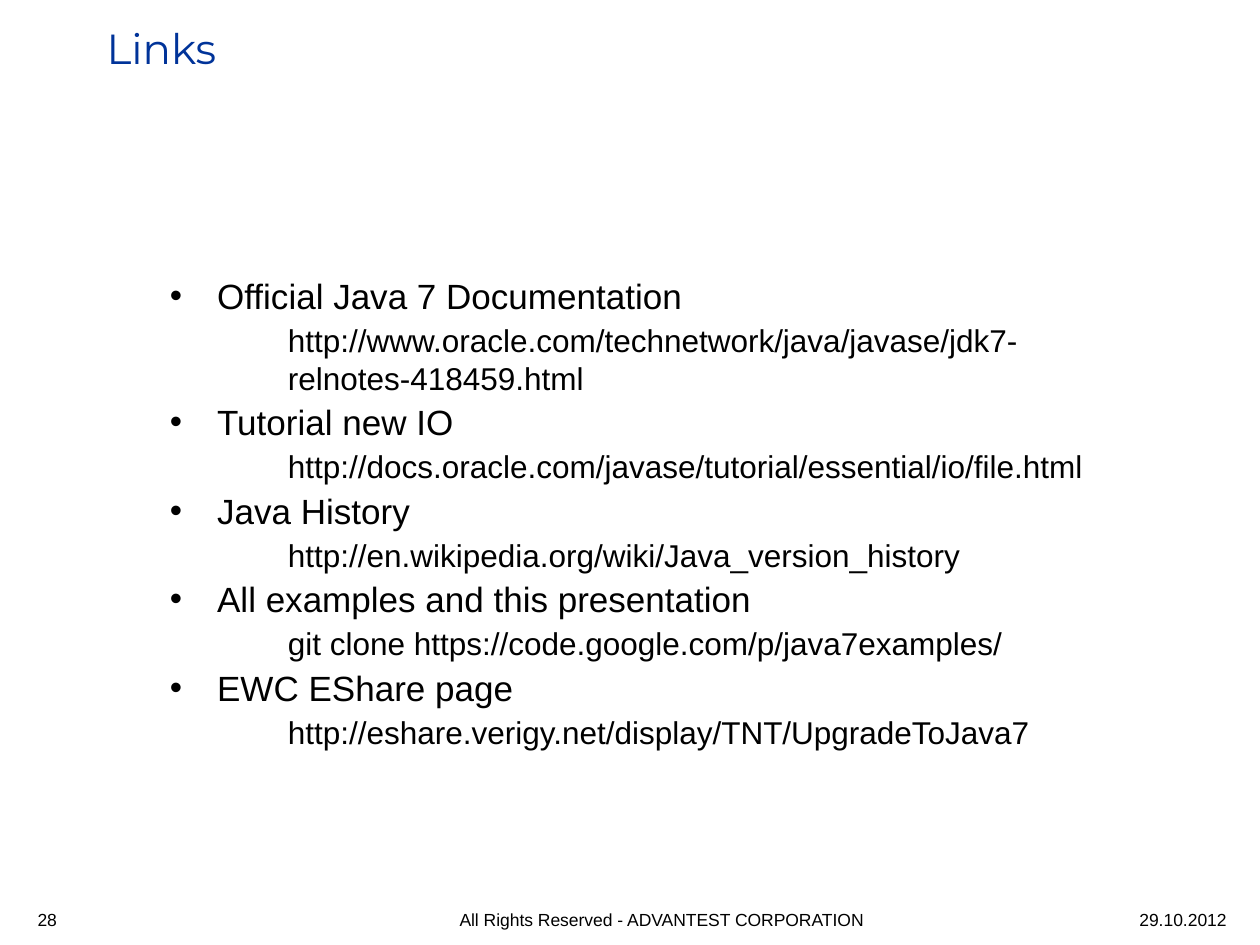
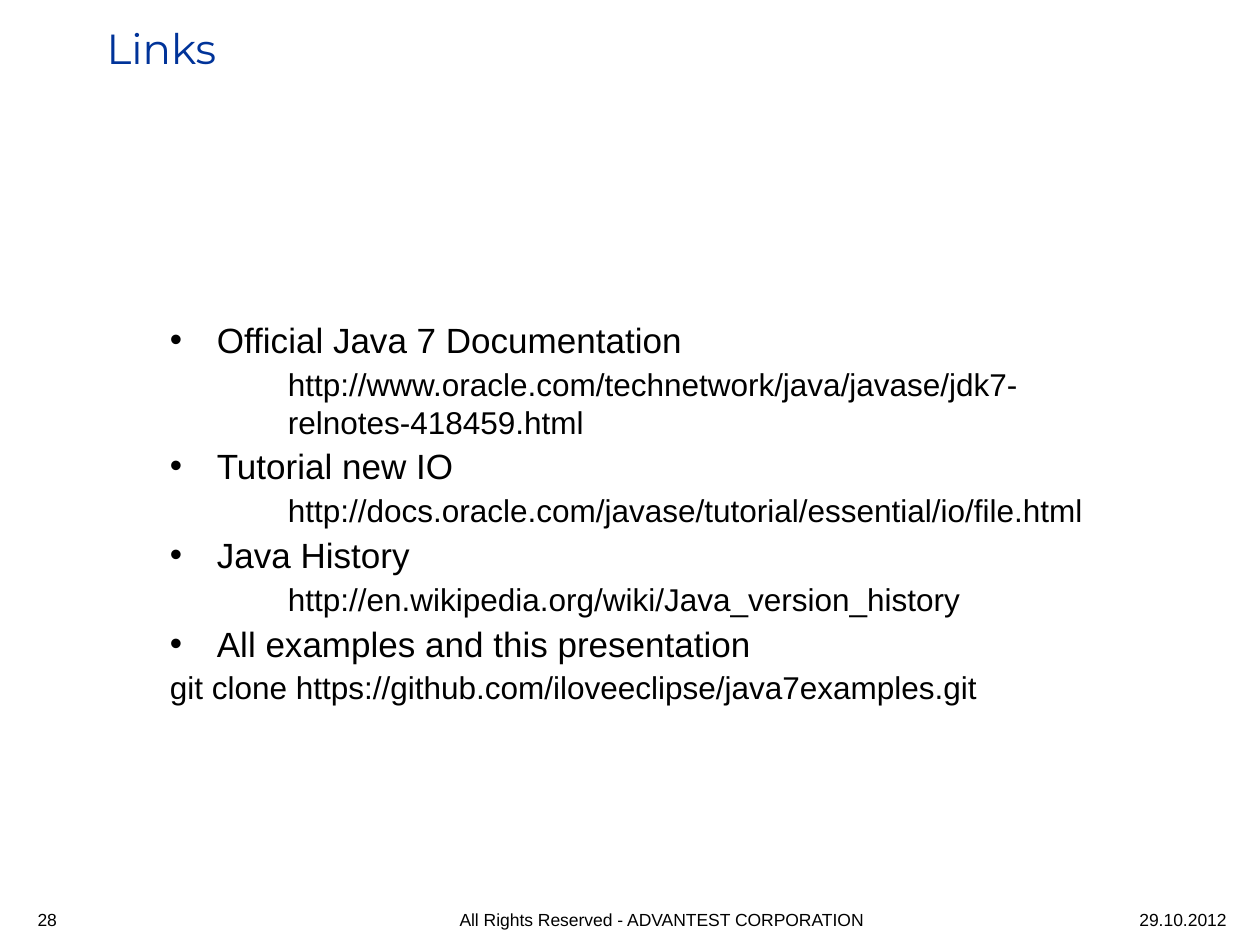
Before and after one commit to iloveeclipse/java7examples, a slide deck: slide 28 of doc/Java7_highlights.ppt. Drawn at 1260x945 pixels with LibreOffice and Linux fonts; fonts in the diff are those of the drawing; background and template pictures are left out. Boxes give left, top, right and bottom in pixels: in the first picture for what was removed or moved away, otherwise in the second. Text is boxed around its words. In the diff, an @@ line names an element or a change of style, - is before the commit and + after.

```diff
--- a/doc/Java7_highlights.ppt
+++ b/doc/Java7_highlights.ppt
@@ text at box(217, 327, 1082, 663): indent changed @@
@@ text at box(170, 676, 977, 705): text changed @@
-    git clone https://code.google.com/p/java7examples/
-• EWC EShare page
-    http://eshare.verigy.net/display/TNT/UpgradeToJava7
+git clone https://github.com/iloveeclipse/java7examples.git
```
Also in this commit, not shown: 11 other slides changed, 1 other file.
